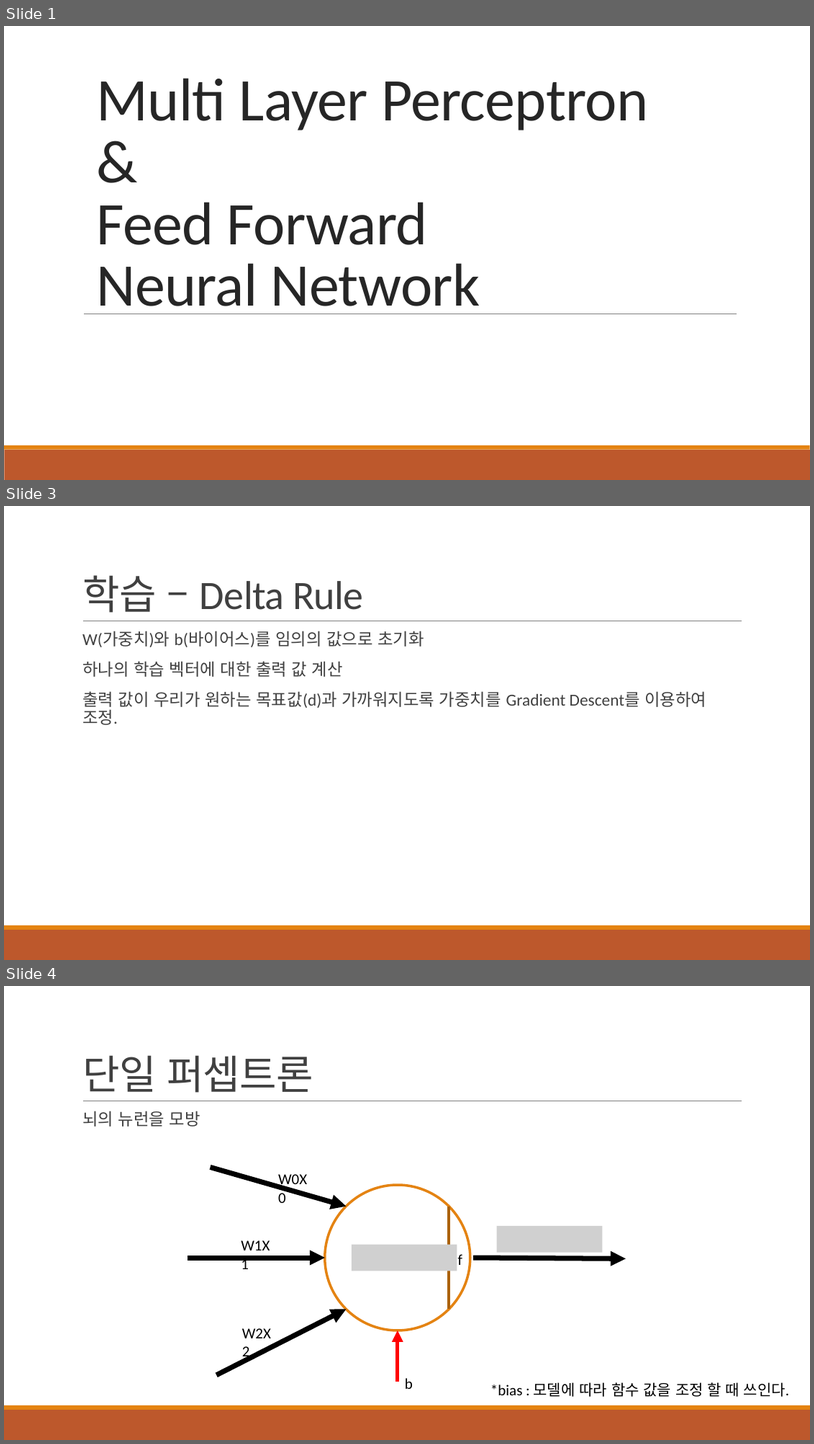
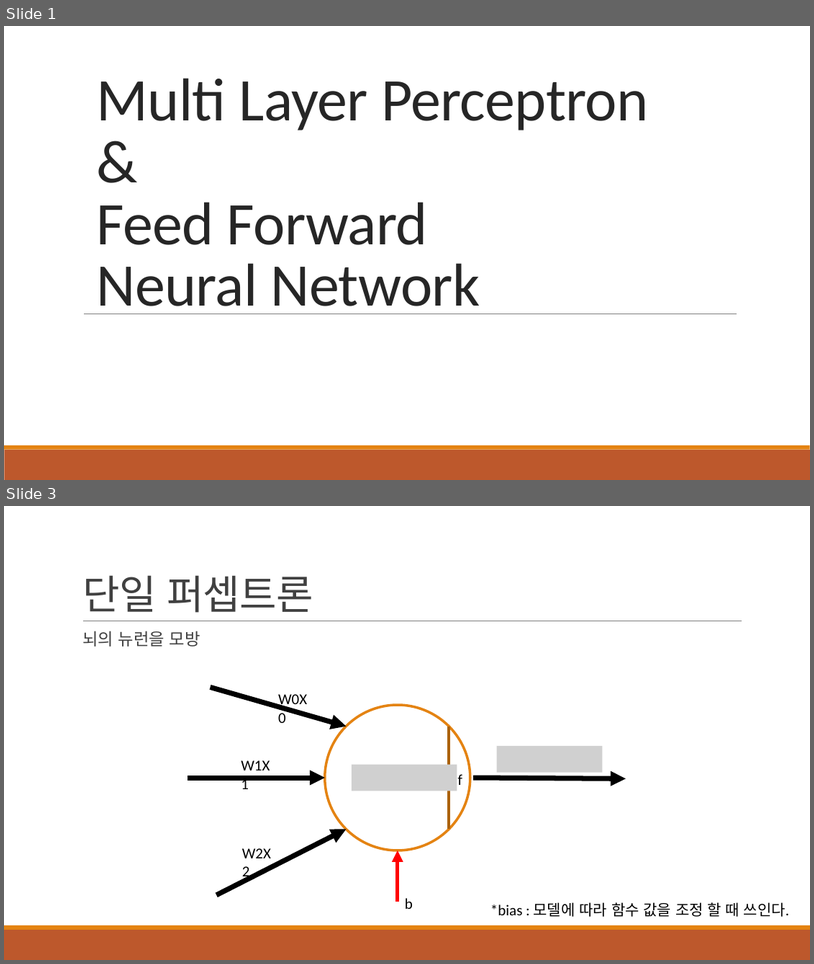
Before and after one commit to HYU-AILAB/ai-seminar, a slide deck: 01. MLP & FFNN/MLP_FFNN_김병조.pptx. Shown one above the other, each under a label of ours: slides 1, 3 and 4 before the commit, slides 1 and 3 after it; the slides between them are not shown. The pictures are 814x1444 and 814x964 pixels, drawn with LibreOffice and Linux fonts; fonts in the diff are those of the drawing; grey boxes stand for pictures. Boxes give left, top, right and bottom in pixels: in the first picture for what was removed or moved away, otherwise in the second. Text is boxed around its words. In the diff, an @@ line names an element or a change of style, - is before the commit and + after.

```diff
--- a/01. MLP & FFNN/MLP_FFNN_김병조.pptx
+++ b/01. MLP & FFNN/MLP_FFNN_김병조.pptx
@@ slide 3 removed at (4,506,810,960), background #FFFFFF; not listed: 3 template elements that a slide beside it also shows @@
@@ title removed at (82,575,364,613) @@
-학습 – Delta Rule
@@ text removed at (82,631,707,725) @@
-  W(가중치)와 b(바이어스)를 임의의 값으로 초기화
-  하나의 학습 벡터에 대한 출력 값 계산
-  출력 값이 우리가 원하는 목표값(d)과 가까워지도록 가중치를 Gradient Descent를 이용하여 조정.
@@ what was slide 4 is now slide 3 @@
```
Also in this commit, not shown: 6 slides changed, 7 slides added, 1 other slide removed.
